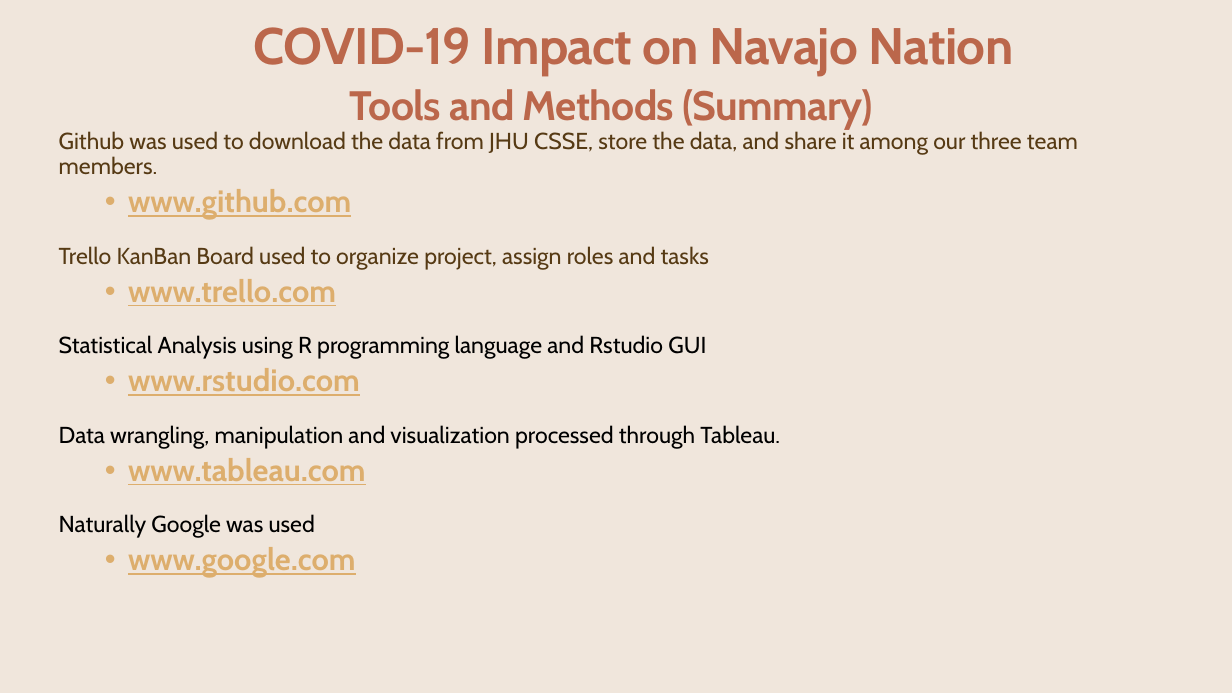
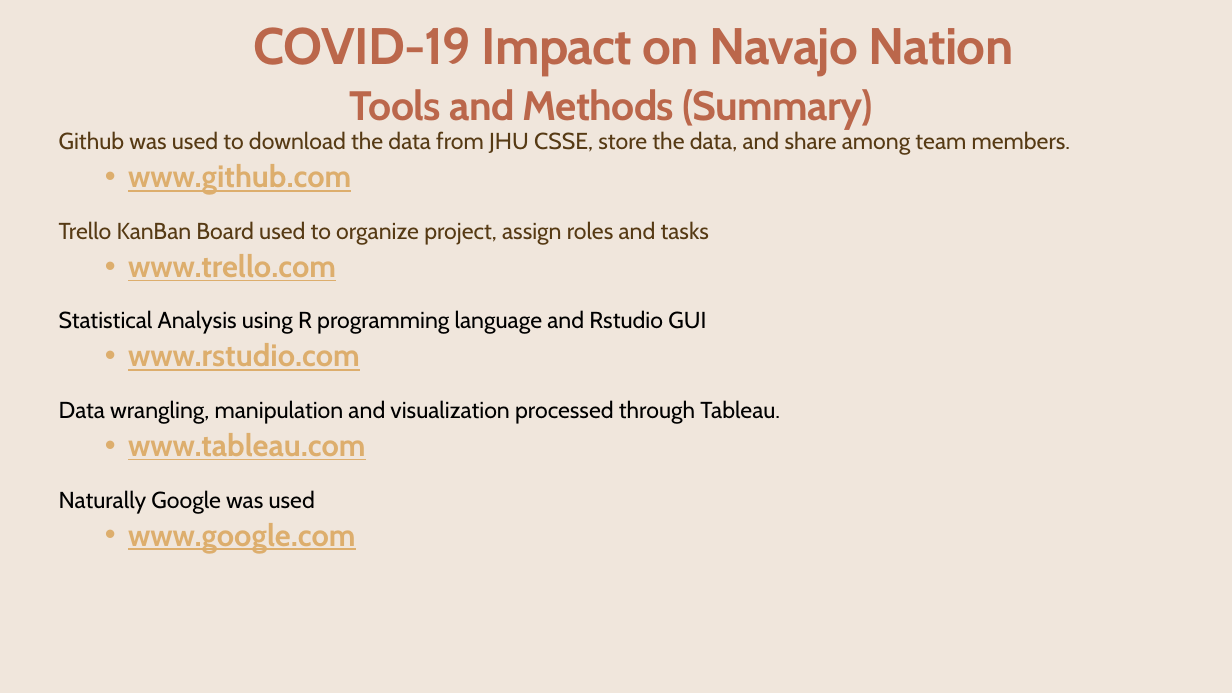
Before and after one commit to CCostenbader/Covid-19-effects-on-the-Navajo-Nation-Indian-Tribe, a slide deck: slide 13 of FinalPPMatt.pptx. Drawn at 1232x693 pixels with LibreOffice and Linux fonts; fonts in the diff are those of the drawing; background and template pictures are left out. Boxes give left, top, right and bottom in pixels: in the first picture for what was removed or moved away, otherwise in the second. Text is boxed around its words. In the diff, an @@ line names an element or a change of style, - is before the commit and + after.

```diff
--- a/FinalPPMatt.pptx
+++ b/FinalPPMatt.pptx
@@ text at (59, 131, 1071, 155): text changed @@
-Github was used to download the data from JHU CSSE, store the data, and share it among our three team members.
+Github was used to download the data from JHU CSSE, store the data, and share among team members.
```
Also in this commit, not shown: 7 other slides changed.
